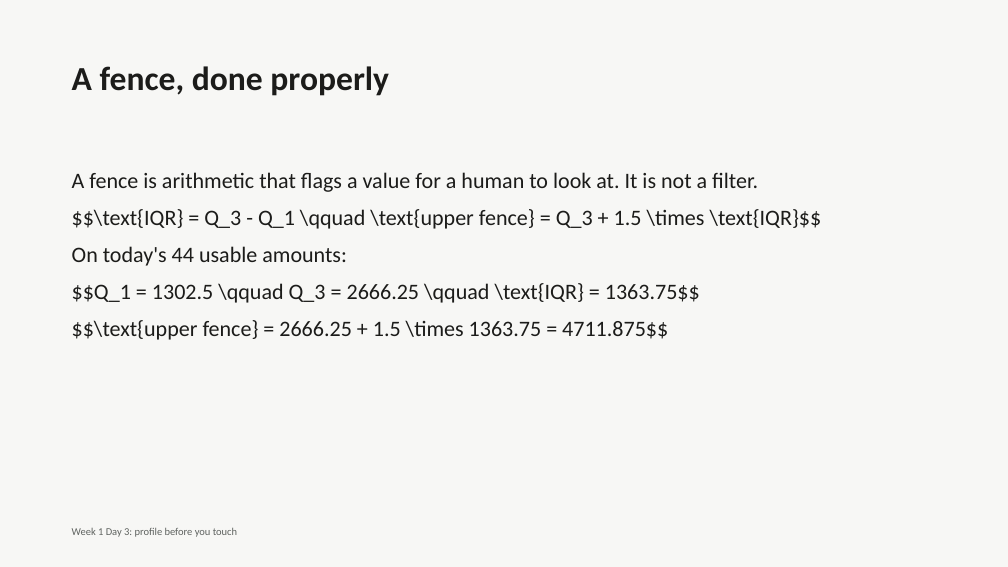
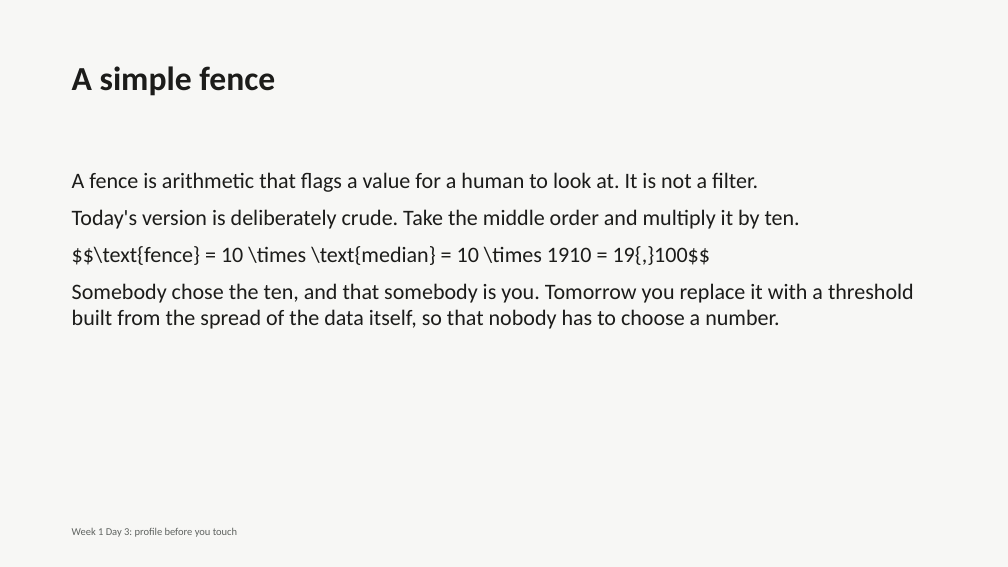
Before and after one commit to fde-academy-lab/c2-content-factory, a slide deck: slide 53 of content/W01/D3/C2_W01_D03_deck_STUDENT.pptx. Drawn at 1008x567 pixels with LibreOffice and Linux fonts; fonts in the diff are those of the drawing. Boxes give left, top, right and bottom in pixels: in the first picture for what was removed or moved away, otherwise in the second. Text is boxed around its words. In the diff, an @@ line names an element or a change of style, - is before the commit and + after.

```diff
--- a/content/W01/D3/C2_W01_D03_deck_STUDENT.pptx
+++ b/content/W01/D3/C2_W01_D03_deck_STUDENT.pptx
@@ text at [72,66,275,96]: text changed @@
-A fence, done properly
+A simple fence
@@ text at [72,209,914,329]: text changed @@
-$$\text{IQR} = Q_3 - Q_1 \qquad \text{upper fence} = Q_3 + 1.5 \times \text{IQR}$$
-On today's 44 usable amounts:
-$$Q_1 = 1302.5 \qquad Q_3 = 2666.25 \qquad \text{IQR} = 1363.75$$
-$$\text{upper fence} = 2666.25 + 1.5 \times 1363.75 = 4711.875$$
+Today's version is deliberately crude. Take the middle order and multiply it by ten.
+$$\text{fence} = 10 \times \text{median} = 10 \times 1910 = 19{,}100$$
+Somebody chose the ten, and that somebody is you. Tomorrow you replace it with a threshold built from the spread of the data itself, so that nobody has to choose a number.
```
Also in this commit, not shown: 2 other slides changed, 1 other file.
